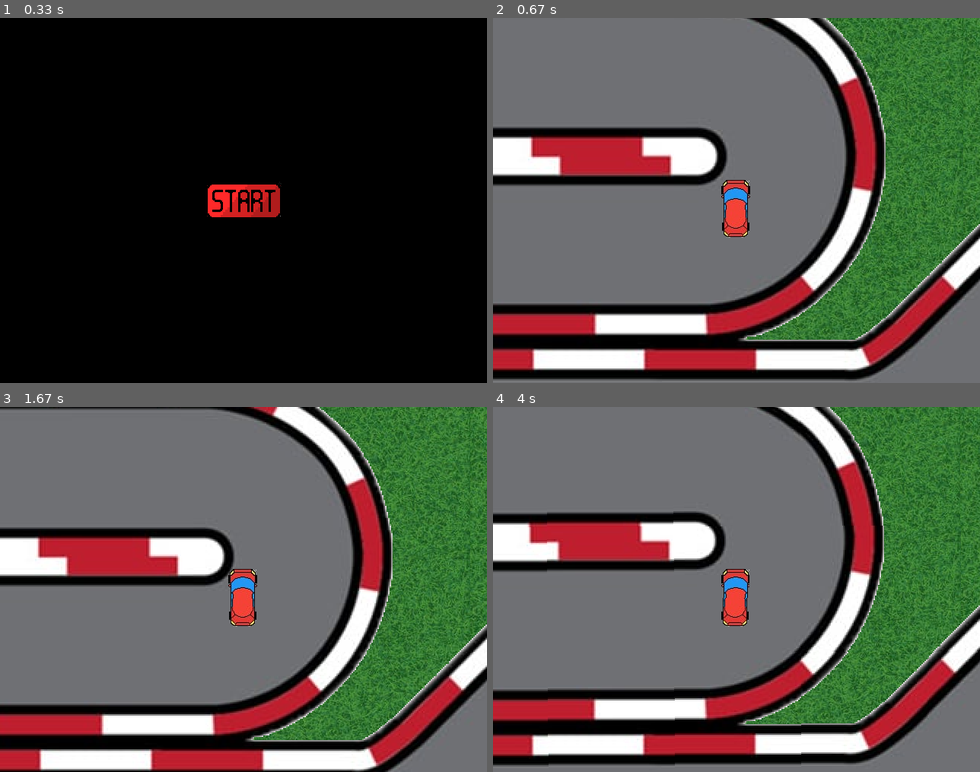
Above: before the commit, frames 1-4 (two rows, left to right).
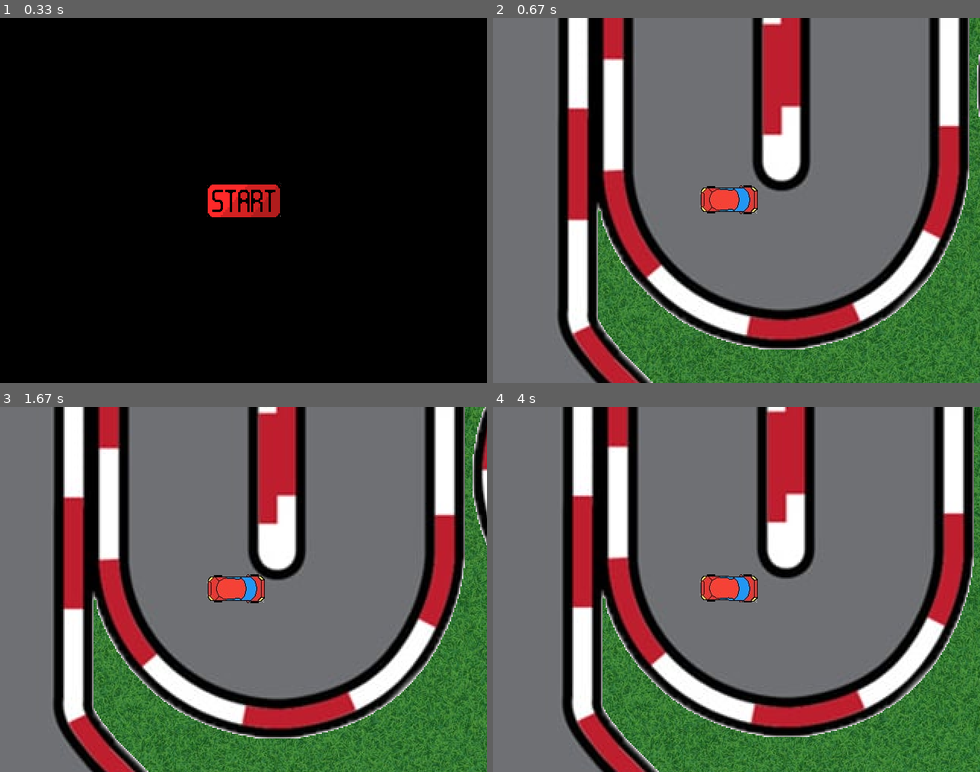
Above: after the commit, the same moments.

Repository: PiotrFurtak/Motorola
Game: pygame game, started from Main.py
Same seed, same stepped clock (60 frames per second), same inputs: the game is played once before the commit and once after it.
Inputs (mouse positions are in pixels of both pictures, inside the frame that each line leads up to):
- Up to frame 1 (0.33 s): no input
- Up to frame 2 (0.67 s): click (736, 200) at 0.38 s
- Up to frame 3 (1.67 s): tap Space at 0.67 s; hold Up from 1.5 s (still down)
- Up to frame 4 (4 s): release Up at 1.97 s; hold Right 2-2.47 s; hold Down 3.07-3.37 s; hold Left 3.4-3.8 s; hold Up from 3.83 s (still down)

Frame 1 is identical in both runs. In frame 2, 70% of the frame differs, in the area x 0-100%, y 0-100%; in frame 3, 69%; in frame 4, 71%.

Commit message:
Scena się nie obraca za graczem

Diff:
--- a/Game.py
+++ b/Game.py
@@ -9,26 +9,21 @@
         self.WHITE = (255,255,255)
         self.window = window
         self.WINDOW_WIDTH, self.WINDOW_HEIGHT = window.get_size()
-        # Chcemy mieć pewność, że przekątna okna jest mniejsza lub równa niż bok bufora, żeby nie było dziur w rogach
-        self.DIAGONAL = (self.WINDOW_HEIGHT**2 + self.WINDOW_WIDTH**2)**0.5
-        self.DIAGONAL = int(self.DIAGONAL) + 1
-
-        self.buffer = pygame.surface.Surface((self.DIAGONAL,self.DIAGONAL))
         self.clock = pygame.time.Clock()
-        self.player = Car(self.buffer,(100,150),pygame.image.load("imgs/red-car.png"),(48,18),is_player=True)
+        self.player = Car(self.window,(100,150),pygame.image.load("imgs/red-car.png"),(48,18),is_player=True)
         self.pressed_keys = set()
 
-        self.track = Sprite(self.buffer,(550,200),pygame.image.load("imgs/track.png"),(450,450))
+        self.track = Sprite(self.window,(550,200),pygame.image.load("imgs/track.png"),(450,450))
         self.track.scale(2)
 
-        self.border = Sprite(self.buffer,(550,200),pygame.image.load("imgs/track-border.png"),(450,450))
+        self.border = Sprite(self.window,(550,200),pygame.image.load("imgs/track-border.png"),(450,450))
         self.border.scale(2)
 
         self.grass = []
         self.GRASS_IMG = pygame.image.load("imgs/grass.jpg")
         for x in range(-2000,2001,self.GRASS_IMG.get_width()):
             for y in range(-2000,2001,self.GRASS_IMG.get_height()):
-                self.grass.append(Sprite(self.buffer,(x,y),self.GRASS_IMG,(0,0)))
+                self.grass.append(Sprite(self.window,(x,y),self.GRASS_IMG,(0,0)))
         self.game_loop()
 
     def handle_events(self):
@@ -44,19 +39,15 @@
 
     def draw(self):
 
-        # Umieść wszystkie sprite'y na buforze
+        # Obliczenie relatywnych pozycji x,y i wycentrowanie
+        x = self.WINDOW_WIDTH//2-self.player.x
+        y = self.WINDOW_HEIGHT//2-self.player.y
+
+        # Narysowanie wszystkich sprite'ów
         for oSprite in self.grass:
-            oSprite.draw(self.DIAGONAL//2-self.player.x,self.DIAGONAL//2-self.player.y)
-        self.track.draw(self.DIAGONAL//2-self.player.x,self.DIAGONAL//2-self.player.y)
-        self.player.draw(self.DIAGONAL//2-self.player.x,self.DIAGONAL//2-self.player.y)
-        # self.player.oFrontWheels.draw(self.DIAGONAL//2-self.player.x,self.DIAGONAL//2-self.player.y)
-
-        # Obróć bufor
-        rotated = pygame.transform.rotate(self.buffer,(-self.player.angle+90))
-        center = rotated.get_rect().center
-        # Wyświetl bufor
-        self.window.blit(rotated,(self.WINDOW_WIDTH//2-center[0],self.WINDOW_HEIGHT//2-center[1]))
-
+            oSprite.draw(x,y)
+        self.track.draw(x,y)
+        self.player.draw(x,y)
 
 
     def game_loop(self):
